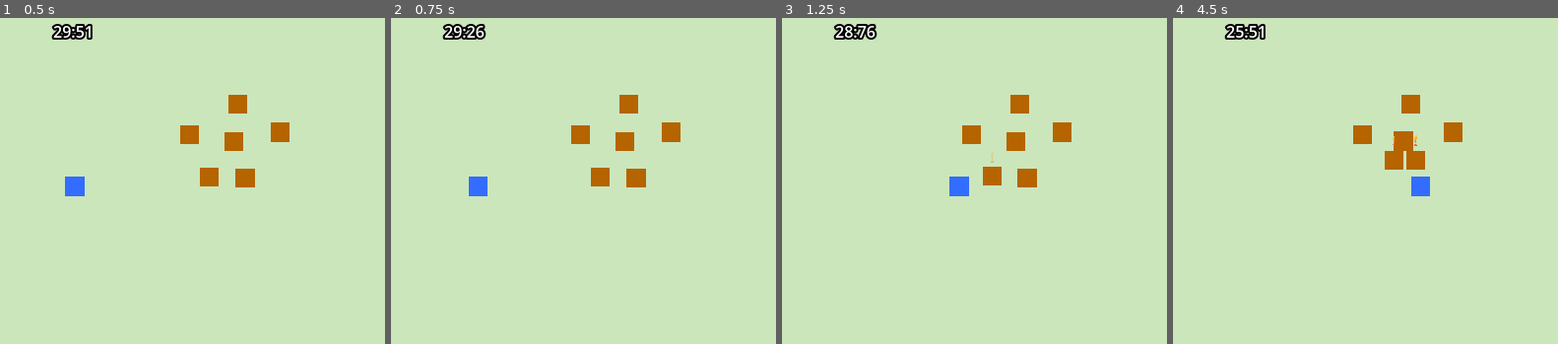
Above: before the commit, frames 1-4 (left to right).
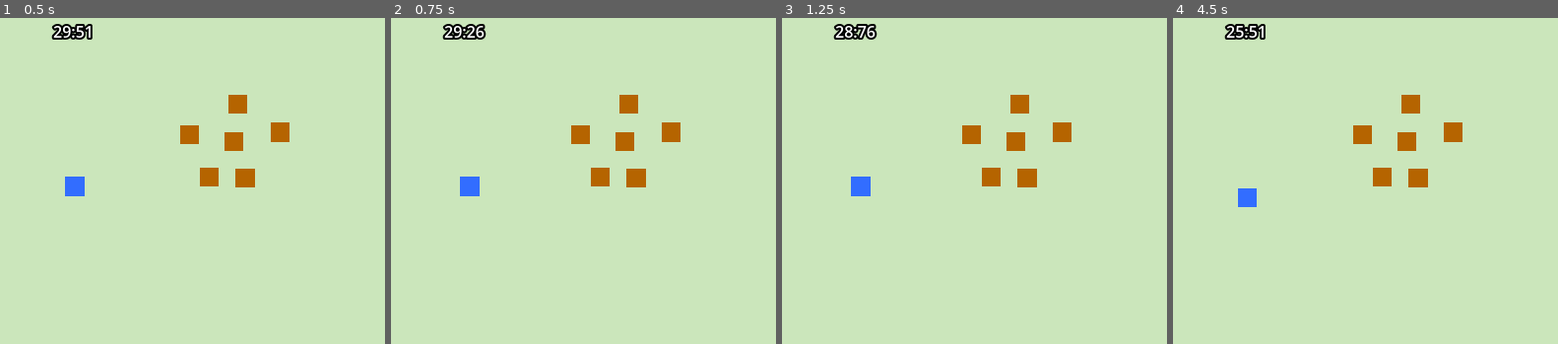
Above: after the commit, the same moments.

Repository: TagReaper/Cattle-Herding-Game
Game: Godot game, scene res://Levels/Test.tscn
The game is run twice, just before and just after one commit, with the same random seed, the same clock (stepped at 60 frames per second) and the same inputs. Before the commit the project has no main scene; this scene is started directly in both runs.
Inputs (mouse positions are in pixels of both pictures, inside the frame that each line leads up to):
- Up to frame 1 (0.5 s): no input
- Up to frame 2 (0.75 s): move the mouse to (602, 167) at 0.52 s; hold D (MoveRight) from 0.53 s (still down); tap Q (Bark) at 0.6 s
- Up to frame 3 (1.25 s): keep holding D (MoveRight); tap E (Growl) at 0.8 s
- Up to frame 4 (4.5 s): move the mouse to (outside the picture) at 1.27 s; release D (MoveRight) at 1.28 s; hold S (MoveDown) 1.28-2.03 s; tap E (Growl) at 1.35, 2.3, 2.85, 3.8, 4.35 s; tap Q (Bark) at 1.55, 2.1, 3.05, 3.6 s; move the mouse to (1311, 109) at 2.02 s; hold D (MoveRight) 2.03-2.78 s; move the mouse to (1215, 255) at 2.77 s; hold W (MoveUp) 2.78-3.53 s; move the mouse to (1438, 239) at 3.52 s; hold A (MoveLeft) from 3.53 s (still down); move the mouse to (outside the picture) at 4.27 s

Frame 1 is identical in both runs. In frame 2, 0.3% of the frame differs, in the area x 17-26%, y 48-55%; in frame 3, 0.7%; in frame 4, 1.6%, in the area x 16-67%, y 34-59%.

Commit message:
Added bark and growl bases and detection functionality

Diff:
--- a/Entities/Player/player.gd
+++ b/Entities/Player/player.gd
@@ -4,7 +4,7 @@
 @export var speed: float = 40
 @export var acceleration: float = 32
 @export var growl_cooldown: float = 10
-@export var grown_duration: float = 3
+@export var growl_duration: float = 3
 @export var bark_cooldown: float = 20
 @export var level_time: float = 30
 
@@ -16,12 +16,17 @@
 @export var LevelTimer: Timer
 @export var RotationPoint: Node2D
 @export var TimerDisplay: RichTextLabel
+@export var BarkZone: Area2D
 
 # Internal Variables
 const MOVEMENT_MULTIPLIER: float = 16
 var current_state: int
 var direction: Vector2 = Vector2.ZERO
 var friction: float = 1
+
+# Ability Variables
+var BarkSheepArray: Array[Node2D]
+var GrowlSheepArray: Array[Node2D]
 
 enum State {
 	IDLE,
@@ -43,6 +48,7 @@
 		direction = snapped(direction, Vector2(0.001,0.001))
 
 		if current_state == State.GROWL:
+			# Apply growl direction and alert for all sheep in the growl zone here
 			direction /= 2
 
 		if direction != Vector2.ZERO:
@@ -53,11 +59,25 @@
 		else:
 			velocity.x = move_toward(velocity.x, 0, acceleration * friction)
 			velocity.y = move_toward(velocity.y, 0, acceleration * friction)
-			if current_state != State.IDLE:
+			if current_state != State.GROWL:
 				current_state = State.RUN
 
+		if current_state != State.GROWL:
+			if Input.is_action_just_pressed("Bark") and BarkTimer.is_stopped():
+				current_state = State.BARK
+				_bark()
+			elif Input.is_action_just_pressed("Growl") and GrowlTimer.is_stopped():
+				current_state = State.GROWL
+				_growl()
+	else:
+		velocity.x = move_toward(velocity.x, 0, acceleration * friction)
+		velocity.y = move_toward(velocity.y, 0, acceleration * friction)
 	var time_left = LevelTimer.time_left
 	TimerDisplay.text = "%02d:%02d" % [int(time_left), int((time_left - int(time_left))*100)]
+
+	if get_global_mouse_position() != null:
+		BarkZone.look_at(get_global_mouse_position())
+		BarkZone.rotation_degrees += 90
 
 	_animation_check()
 	move_and_slide()
@@ -68,6 +88,8 @@
 
 # Add when Sprites added
 func _animation_check() -> void:
+	#**************#
+	# MAKE DOG LOOK WHERE BARK IS!
 	match direction:
 		Vector2(1,0):              # R-Facing
 			RotationPoint.rotation_degrees = 90
@@ -91,8 +113,10 @@
 	var returnVector = Vector2.ZERO
 	match current_state:
 		State.GROWL: # Run Perpendicular to the Growl Line
+
 			return returnVector.normalized()
 		State.BARK: # Run to the pen
+
 			return returnVector.normalized()
 		_:
 			returnVector = _location - global_position
@@ -100,15 +124,31 @@
 
 # Makes Cows run away from the line in the center of the growl area
 func _growl() -> void:
-	if GrowlTimer.is_stopped():
-		print("GRRRR")
-		await get_tree().create_timer(grown_duration).timeout
-		GrowlTimer.start(growl_cooldown)
+	await get_tree().create_timer(growl_duration).timeout
+	current_state = State.IDLE
+	GrowlTimer.start(growl_cooldown)
 
 # Makes the cows in the bark area run to the pen
 func _bark() -> void:
-	pass
+	# Apply bark directino tto all sheep in bark array here
+	await get_tree().create_timer(1).timeout
+	current_state = State.IDLE
+	BarkTimer.start(growl_cooldown)
 
 # Reset the level on timeout
 func _on_level_timer_timeout() -> void:
 	get_tree().reload_current_scene()
+
+func _on_growl_body_entered(body: Node2D) -> void:
+	pass # Replace with function body.
+
+func _on_bark_body_entered(body: Node2D) -> void:
+	BarkSheepArray.append(body)
+	for sheep in BarkSheepArray:
+		pass
+
+func _on_bark_body_exited(body: Node2D) -> void:
+	BarkSheepArray.erase(body)
+
+func _on_growl_body_exited(body: Node2D) -> void:
+	GrowlSheepArray.erase(body)
--- a/Entities/Player/player.tscn
+++ b/Entities/Player/player.tscn
@@ -16,17 +16,18 @@
 radius = 128.0
 height = 600.0
 
-[node name="Player" type="CharacterBody2D" unique_id=1982670583 node_paths=PackedStringArray("GrowlTimer", "GrowlLeftNode", "GrowlRightNode", "BarkTimer", "LevelTimer", "RotationPoint", "TimerDisplay")]
+[node name="Player" type="CharacterBody2D" unique_id=1982670583 node_paths=PackedStringArray("GrowlTimer", "GrowlLeftNode", "GrowlRightNode", "BarkTimer", "LevelTimer", "RotationPoint", "TimerDisplay", "BarkZone")]
 collision_layer = 2
 collision_mask = 5
 script = ExtResource("1_mv1ah")
 GrowlTimer = NodePath("Rotation Point/Growl/GrowlTimer")
 GrowlLeftNode = NodePath("Rotation Point/Growl/LeftNode")
 GrowlRightNode = NodePath("Rotation Point/Growl/RightNode")
-BarkTimer = NodePath("Rotation Point/Bark/BarkTimer")
+BarkTimer = NodePath("Bark/BarkTimer")
 LevelTimer = NodePath("LevelTimer")
 RotationPoint = NodePath("Rotation Point")
 TimerDisplay = NodePath("CanvasLayer/Timer Label")
+BarkZone = NodePath("Bark")
 
 [node name="Collision" type="CollisionShape2D" parent="." unique_id=1538562805]
 shape = SubResource("RectangleShape2D_f1574")
@@ -42,12 +43,14 @@
 scale = Vector2(1.2, 1)
 collision_layer = 0
 collision_mask = 4
+monitorable = false
 
 [node name="CollisionShape2D" type="CollisionShape2D" parent="Rotation Point/Growl" unique_id=1285122923]
 rotation = 1.5707964
 shape = SubResource("CapsuleShape2D_f1574")
 
 [node name="GrowlTimer" type="Timer" parent="Rotation Point/Growl" unique_id=175207131]
+one_shot = true
 
 [node name="LeftNode" type="Node2D" parent="Rotation Point/Growl" unique_id=1034504943]
 position = Vector2(-300, 0)
@@ -55,15 +58,17 @@
 [node name="RightNode" type="Node2D" parent="Rotation Point/Growl" unique_id=1973815746]
 position = Vector2(300, 0)
 
-[node name="Bark" type="Area2D" parent="Rotation Point" unique_id=1216438141]
+[node name="Bark" type="Area2D" parent="." unique_id=1216438141]
 scale = Vector2(1.5, 2)
 collision_layer = 0
 collision_mask = 4
+monitorable = false
 
-[node name="CollisionPolygon2D" type="CollisionPolygon2D" parent="Rotation Point/Bark" unique_id=821132106]
+[node name="CollisionPolygon2D" type="CollisionPolygon2D" parent="Bark" unique_id=821132106]
 polygon = PackedVector2Array(-100, -300, 100, -300, 0, 0)
 
-[node name="BarkTimer" type="Timer" parent="Rotation Point/Bark" unique_id=1710166046]
+[node name="BarkTimer" type="Timer" parent="Bark" unique_id=1710166046]
+one_shot = true
 
 [node name="CanvasLayer" type="CanvasLayer" parent="." unique_id=1136237499]
 
@@ -87,3 +92,7 @@
 vertical_alignment = 1
 
 [connection signal="timeout" from="LevelTimer" to="." method="_on_level_timer_timeout"]
+[connection signal="body_entered" from="Rotation Point/Growl" to="." method="_on_growl_body_entered"]
+[connection signal="body_exited" from="Rotation Point/Growl" to="." method="_on_growl_body_exited"]
+[connection signal="body_entered" from="Bark" to="." method="_on_bark_body_entered"]
+[connection signal="body_exited" from="Bark" to="." method="_on_bark_body_exited"]
--- a/project.godot
+++ b/project.godot
@@ -11,6 +11,7 @@
 [application]
 
 config/name="Rancher"
+run/main_scene="uid://beax4gv0ptmfv"
 config/features=PackedStringArray("4.7", "GL Compatibility")
 run/max_fps=60
 config/icon="res://icon.svg"
